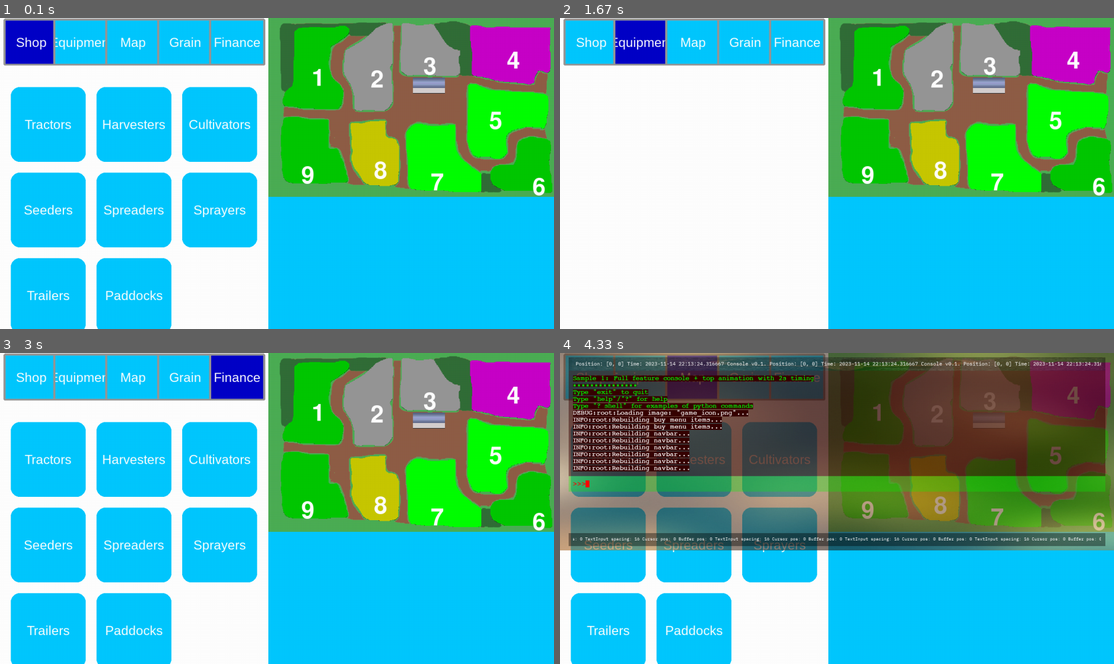
Above: before the commit, frames 1-4 (two rows, left to right).
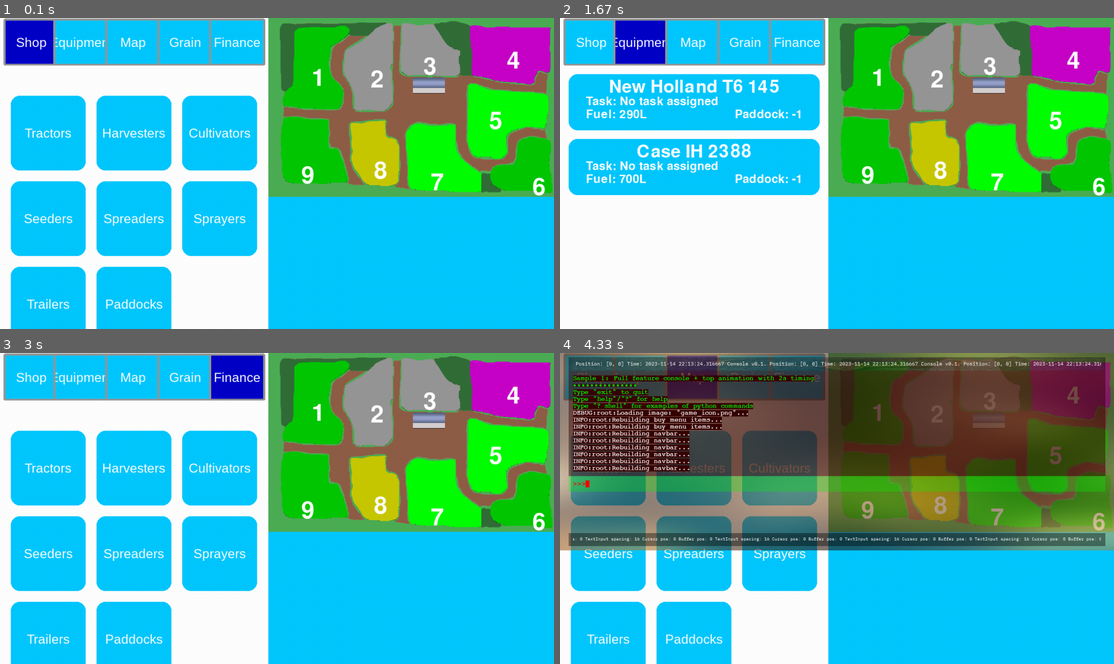
Above: after the commit, the same moments.

Repository: CaptainDeathead/Farm-CEO-ng
Game: pygame game, started from game/main.py
Same seed, same stepped clock (60 frames per second), same inputs: the game is played once before the commit and once after it.
Inputs (mouse positions are in pixels of both pictures, inside the frame that each line leads up to):
- Up to frame 1 (0.1 s): no input
- Up to frame 2 (1.67 s): click (814, 185) at 0.38 s; press the mouse at (692, 229) at 0.7 s; move the mouse to (665, 245) at 0.8 s; release the mouse at (643, 263) at 0.93 s; click (748, 55) at 1.05 s; click (643, 42) at 1.38 s
- Up to frame 3 (3 s): press the mouse at (188, 390) at 1.7 s; move the mouse to (193, 390) at 1.8 s; release the mouse at (199, 393) at 1.93 s; click (33, 377) at 2.05 s; press the mouse at (132, 552) at 2.37 s; move the mouse to (193, 471) at 2.47 s; release the mouse at (249, 390) at 2.6 s
- Up to frame 4 (4.33 s): click (692, 377) at 3.22 s; tap F1 at 3.5 s; tap Enter at 3.83 s; tap Page Down at 4.17 s

The runs differ from the first frame. In frame 1, 7.8% of the frame differs, in the area x 1-47%, y 22-100%; in frame 2, 15%, in the area x 1-47%, y 17-58%; in frame 3, 7.8%; in frame 4, 6.6%.

Commit message:
Equipment menu drawing 🎨!

Diff:
--- a/game/UI/Menus/equipment.py
+++ b/game/UI/Menus/equipment.py
@@ -21,13 +21,14 @@
         self.parent_surface = parent_surface
         self.events = events
         self.rect = rect
+        self.rect.y += 20
         self.shed = shed
 
         self.rendered_surface = pg.Surface((self.rect.w, self.rect.h), pg.SRCALPHA)
         self.scrollable_surface = self.rendered_surface
 
-        self.title_font = pg.font.SysFont(None, 25)
-        self.body_font = pg.font.SysFont(None, 20)
+        self.title_font = pg.font.SysFont(None, 60)
+        self.body_font = pg.font.SysFont(None, 40)
 
         self.equipment_buttons: List[Button] = []
 
@@ -37,6 +38,7 @@
     def rebuild(self) -> None:
         logging.debug("Rebuilding equipment menu...")
 
+        self.rendered_surface.fill((255, 255, 255))
         self.equipment_buttons = []
 
         white = pg.Color(255, 255, 255)
@@ -59,11 +61,11 @@
             name_lbl = self.title_font.render(f"{vehicle.brand} {vehicle.model}", True, white)
             self.scrollable_surface.blit(name_lbl, (center - name_lbl.get_width()/2, y + 10))
 
-            self.scrollable_surface.blit(self.body_font.render(f"Task: {vehicle.string_task}", True, white), (60, y + 30))
-            self.scrollable_surface.blit(self.body_font.render(f"Fuel: {vehicle.fuel}L", True, white), (60, y + 50))
+            self.scrollable_surface.blit(self.body_font.render(f"Task: {vehicle.string_task}", True, white), (60, y + 50))
+            self.scrollable_surface.blit(self.body_font.render(f"Fuel: {vehicle.fuel}L", True, white), (60, y + 80))
 
             pdk_lbl = self.body_font.render(f"Paddock: {vehicle.paddock}", True, white)
-            self.scrollable_surface.blit(pdk_lbl, (PANEL_WIDTH - 60 - pdk_lbl.get_width(), y + 50))
+            self.scrollable_surface.blit(pdk_lbl, (PANEL_WIDTH - 60 - pdk_lbl.get_width(), y + 80))
 
             y += y_inc
 
@@ -97,6 +99,5 @@
         return False
 
     def draw(self) -> None:
-        self.rendered_surface.fill((255, 255, 255))
         self.rendered_surface.blit(self.scrollable_surface, (0, self.scroll_y))
         self.parent_surface.blit(self.rendered_surface, self.rect)
